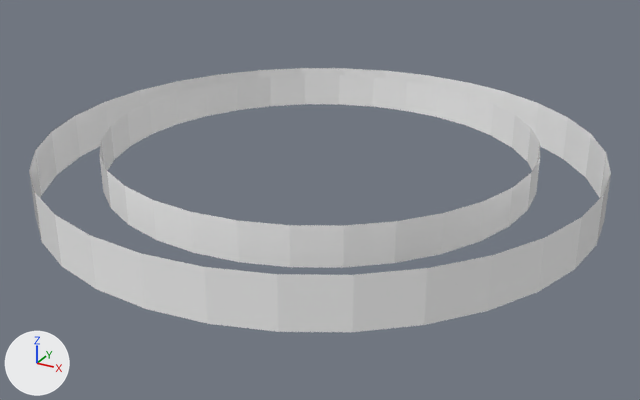
An edit to the FBX model FX/Dust_Wave.fbx, drawn before and after from the same camera.
The view is the same before and after, from a 50 mm camera at (1.448, -2.676, 1.175) aimed at (0.028, -0.094, -0.116). The lights are fixed; the arrows at lower left show +X, +Y and +Z. The first picture is the older version.

Before the edit, the objects in view are built like this:
```python
me_cylinder_001 = bpy.data.meshes.new('Cylinder.001')
me_cylinder_001.from_pydata(...)  # 128 vertices, 64 faces; spans x -1.0..1.0, y -1.0..1.0, z -0.09..0.12
me_cylinder_001.materials.append(mat_material_004)
# before: 1 (0.0, 1.0, 0.09) at pixel (427, 75), 3 (0.2, 0.98, 0.09) at pixel (467, 82), 5 (0.38, 0.92, 0.09) at pixel (504, 91), 7 (0.56, 0.83, 0.09) at pixel (538, 103), 9 (0.71, 0.71, 0.09) at pixel (567, 117)
# before: 11 (0.83, 0.56, 0.09) at pixel (591, 133), 13 (0.92, 0.38, 0.09) at pixel (606, 152), 15 (0.98, 0.2, 0.09) at pixel (611, 173), 17 (1.0, 0.0, 0.09) at pixel (603, 195), 19 (0.98, -0.2, 0.09) at pixel (581, 217)
# before: 21 (0.92, -0.38, 0.09) at pixel (544, 237), 23 (0.83, -0.56, 0.09) at pixel (492, 255), 25 (0.71, -0.71, 0.09) at pixel (427, 268), 27 (0.56, -0.83, 0.09) at pixel (353, 274), 29 (0.38, -0.92, 0.09) at pixel (277, 274)
# before: 31 (0.2, -0.98, 0.09) at pixel (204, 266), 33 (0.0, -1.0, 0.09) at pixel (140, 253), 35 (-0.2, -0.98, 0.09) at pixel (90, 235), 37 (-0.38, -0.92, 0.09) at pixel (54, 214), 39 (-0.56, -0.83, 0.09) at pixel (34, 192)
# before: 41 (-0.71, -0.71, 0.09) at pixel (29, 170), 43 (-0.83, -0.56, 0.09) at pixel (35, 150), 45 (-0.92, -0.38, 0.09) at pixel (51, 131), 47 (-0.98, -0.2, 0.09) at pixel (75, 115), 49 (-1.0, 0.0, 0.09) at pixel (105, 101)
# before: 51 (-0.98, 0.2, 0.09) at pixel (139, 90), 53 (-0.92, 0.38, 0.09) at pixel (177, 81), 55 (-0.83, 0.56, 0.09) at pixel (217, 74), 57 (-0.71, 0.71, 0.09) at pixel (259, 70), 59 (-0.56, 0.83, 0.09) at pixel (301, 68)
# before: 61 (-0.38, 0.92, 0.09) at pixel (343, 68), 63 (-0.2, 0.98, 0.09) at pixel (386, 70)
ob_cylinder_001 = bpy.data.objects.new('Cylinder.001', me_cylinder_001)
ob_cylinder_001.location = (0.0, -0.043, 0.0)
```
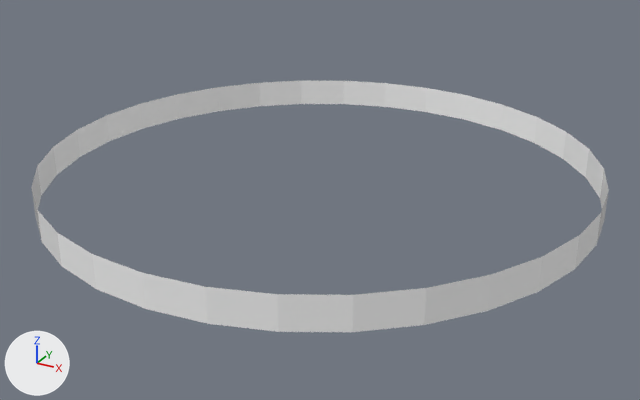
The newer file is also turned or shifted as a whole; pictures and numbers use the older file's frame.

Pixel boxes [x1, y1, x2, y2] of what changed, in the pictures (640 x 400 px; the box of a moved part takes in the faces that stretch with it):
```json
{"object": "Cylinder.001", "change": "reshaped", "before": [29, 68, 611, 332], "after": [31, 81, 609, 332]}
{"part": 1, "of": "me_cylinder_001", "change": "deleted", "before": [99, 75, 540, 268]}
{"part": 2, "of": "me_cylinder_001", "change": "moved or reshaped", "before": [29, 68, 611, 298], "after": [32, 81, 609, 298]}
```

Scene script edits in JSON lines:
```json
{"block": "me_cylinder_001", "where": "# used by ob_cylinder_001; location = (0.0, -0.043, 0.0)"}
{"block": "me_cylinder_001", "where": "# verts and faces of me_cylinder_001; kept vertices keep their numbers, new ones are numbered from 128"}
{"op": "remove", "block": "me_cylinder_001", "code": "me_cylinder_001.from_pydata(...)  # 128 vertices, 64 faces; spans x -1.0..1.0, y -1.0..1.0, z -0.09..0.12"}
{"op": "add", "block": "me_cylinder_001", "code": "me_cylinder_001.from_pydata(...)  # 64 vertices, 32 faces; spans x -1.0..1.0, y -1.0..1.0, z -0.09..0.03"}
{"block": "me_cylinder_001", "change": "me_cylinder_001 part 1: the loose piece of 64 vertices spanning x -0.77..0.77, y -0.77..0.77, z -0.02..0.12 is deleted"}
{"block": "me_cylinder_001", "change": "me_cylinder_001 part 2"}
{"op": "add", "block": "me_cylinder_001", "code": "for i in [1, 3, 5, 7, 9, 11, 13, 15, 17, 19, 21, 23, 25, 27, 29, 31, 33, 35, 37, 39, 41, 43, 45, 47, 49, 51, 53, 55, 57, 59, 61, 63]: verts[i] += (0.0, 0.0, -0.06)"}
```
